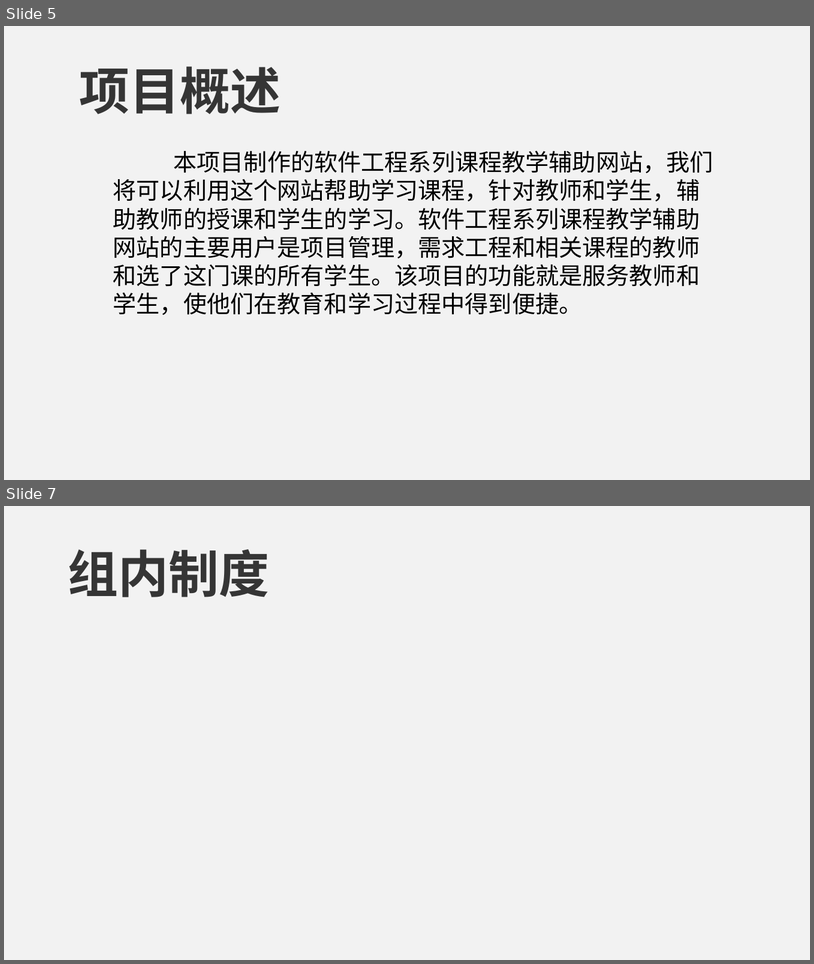
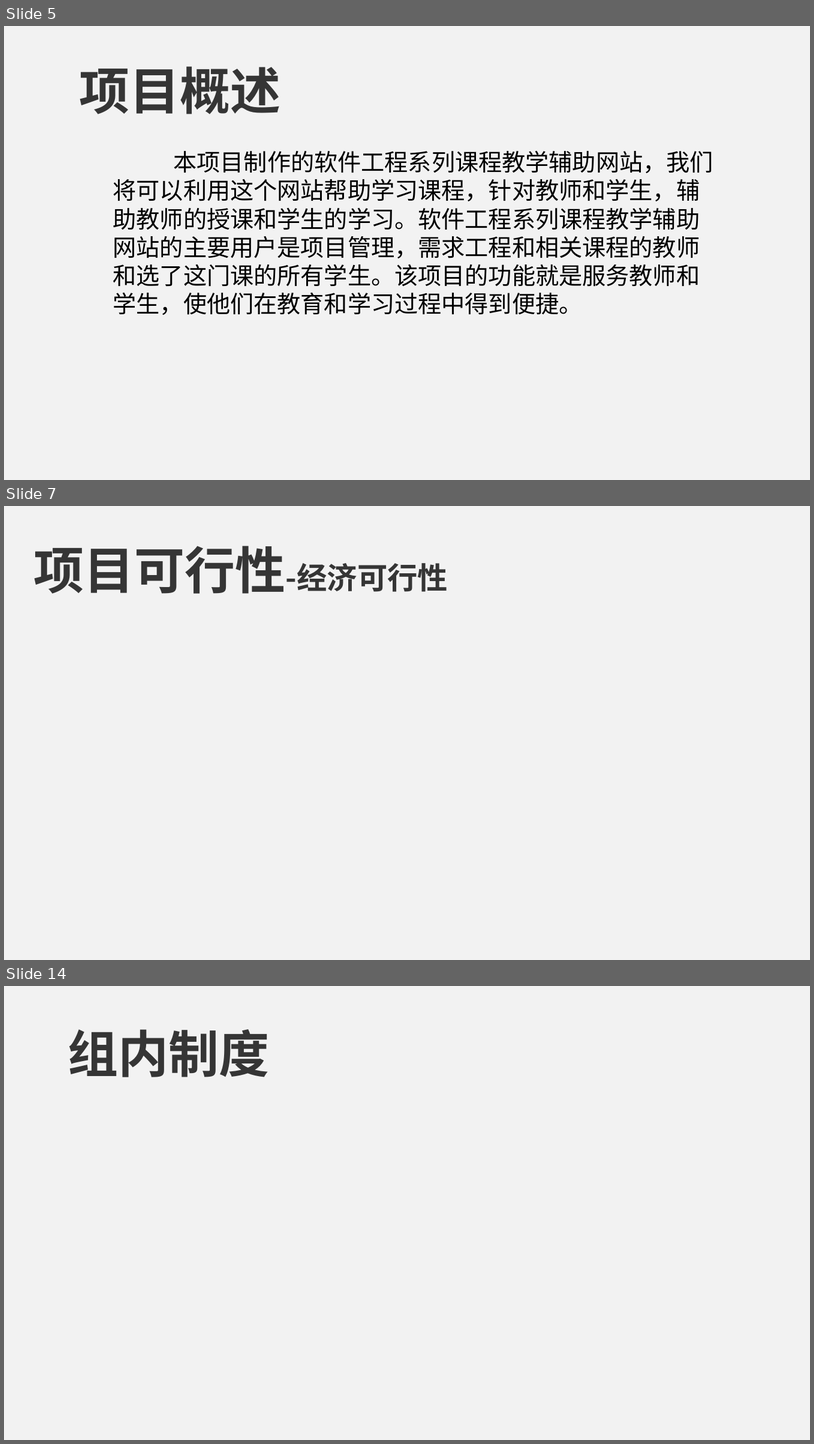
Before and after one commit to PRD2018-G09/Educational-Website, a slide deck: 受控文档/2.需求工程计划/PRD2018-G09-需求工程计划PPT.ppt. Shown one above the other, each under a label of ours: slides 5 and 7 before the commit, slides 5, 7 and 14 after it; the slides between them are not shown. The pictures are 814x964 and 814x1444 pixels, drawn with LibreOffice and Linux fonts; fonts in the diff are those of the drawing. Boxes give left, top, right and bottom in pixels: in the first picture for what was removed or moved away, otherwise in the second. Text is boxed around its words. In the diff, an @@ line names an element or a change of style, - is before the commit and + after.

```diff
--- a/受控文档/2.需求工程计划/PRD2018-G09-需求工程计划PPT.ppt
+++ b/受控文档/2.需求工程计划/PRD2018-G09-需求工程计划PPT.ppt
@@ slide 7 added at (4, 506, 810, 960), background #F2F2F2 @@
@@ text added at (34, 546, 449, 594), 36 pt, text #353535, bold @@
+项目可行性-经济可行性
@@ what was slide 7 is now slide 14 @@
```
Also in this commit, not shown: 7 slides changed, 17 other slides added, 3 slides removed, 13 other files.
